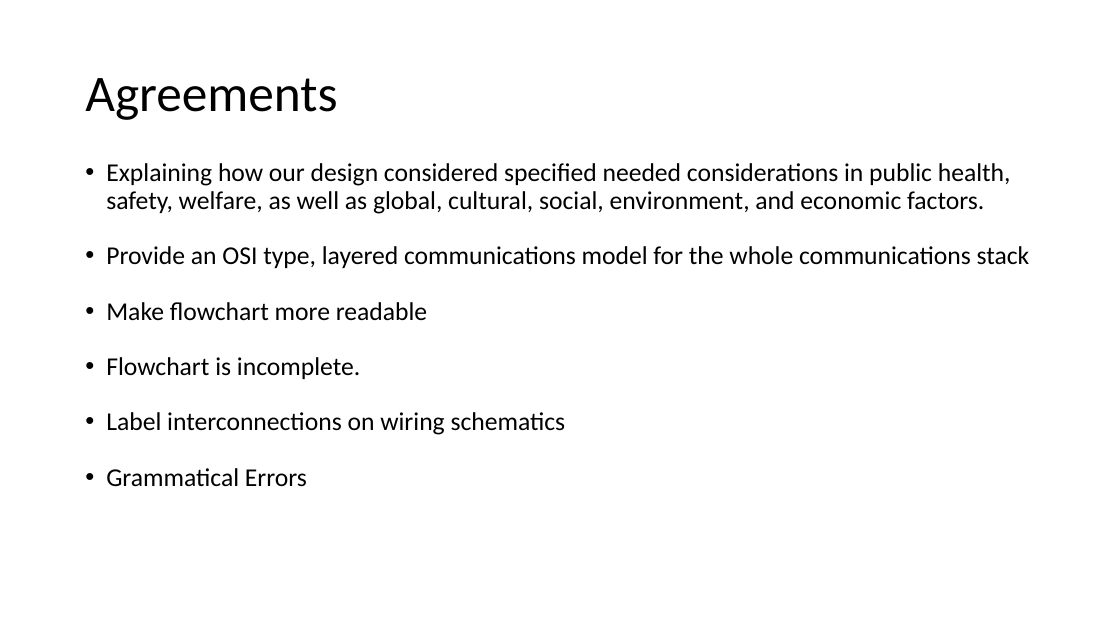
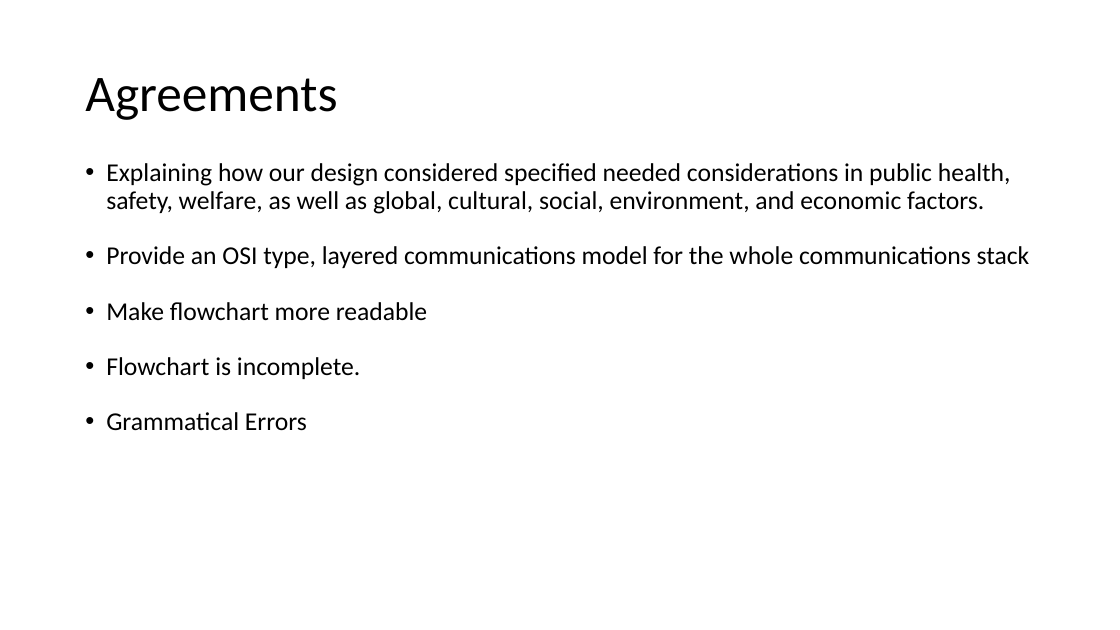
Before and after one commit to MrLordLeon/TNCMCU, a slide deck: slide 3 of Presentations/4_1_20 Assignment 2B Presentation.pptx. Drawn at 1120x630 pixels with LibreOffice and Linux fonts; fonts in the diff are those of the drawing. Boxes give left, top, right and bottom in pixels: in the first picture for what was removed or moved away, otherwise in the second. Text is boxed around its words. In the diff, an @@ line names an element or a change of style, - is before the commit and + after.

```diff
--- a/Presentations/4_1_20 Assignment 2B Presentation.pptx
+++ b/Presentations/4_1_20 Assignment 2B Presentation.pptx
@@ text at box(106, 412, 566, 435): paragraph removed @@
-• Label interconnections on wiring schematics
```
Also in this commit, not shown: 1 other slide changed, 1 other file.
